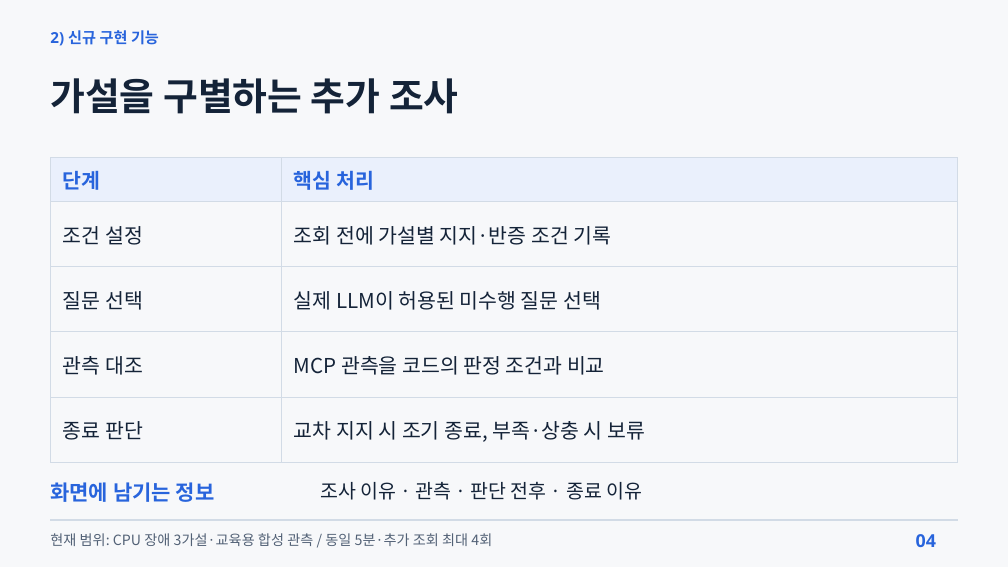
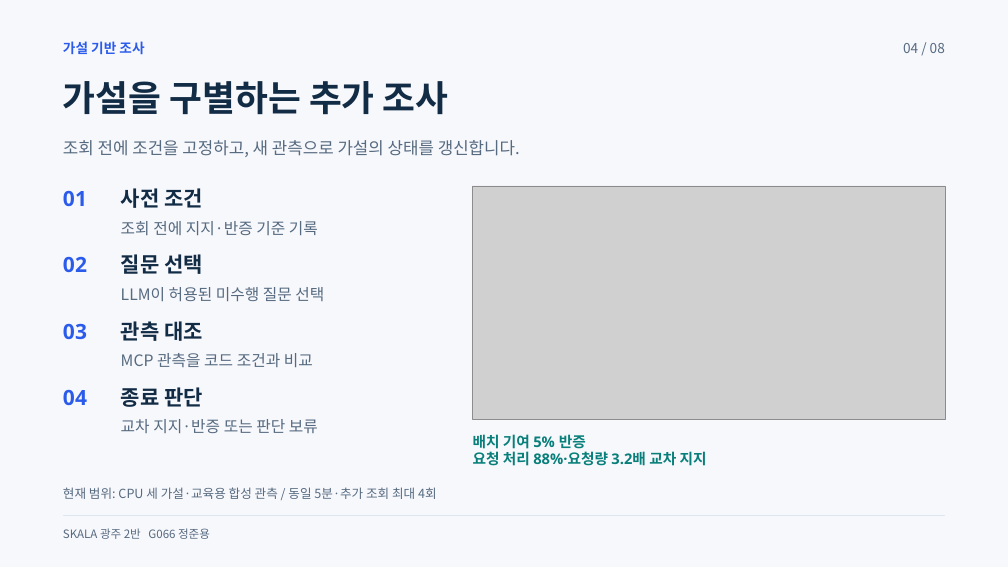
Before and after one commit to beshurl/skala-ai-mini-project, a slide deck: slide 4 of doc/presentation/운영진단_에이전트_5분발표.pptx. Drawn at 1008x567 pixels with LibreOffice and Linux fonts; fonts in the diff are those of the drawing; grey boxes stand for pictures. Boxes give left, top, right and bottom in pixels: in the first picture for what was removed or moved away, otherwise in the second. Text is boxed around its words. In the diff, an @@ line names an element or a change of style, - is before the commit and + after.

Commit message:
docs: redesign presentation spacing and evidence layouts

```diff
--- a/doc/presentation/운영진단_에이전트_5분발표.pptx
+++ b/doc/presentation/운영진단_에이전트_5분발표.pptx
@@ background #F7F8FA to #F7F8FC @@
@@ text removed at (50,30,159,46) @@
-2) 신규 구현 기능
@@ text added at (63,41,144,55), 19.5 pt, text #2B5BEB, bold @@
+가설 기반 조사
@@ text added at (903,43,945,53), 19.5 pt, text #566A80 @@
+04 / 08
@@ text "가설을 구별하는 추가 조사": place and size @@
-text "가설을 구별하는 추가 조사" at (50,78,459,114)
+text "가설을 구별하는 추가 조사" at (63,81,449,115)
@@ text "가설을 구별하는 추가 조사" at (63,81,449,115): size 54 to 51 pt, text colour #142338 to #122C46 @@
@@ text added at (63,140,520,157), 24 pt, text #566A80 @@
+조회 전에 조건을 고정하고, 새 관측으로 가설의 상태를 갱신합니다.
@@ table removed at (50,157,958,462), 5 rows, 2 columns @@
-단계 | 핵심 처리
-조건 설정 | 조회 전에 가설별 지지·반증 조건 기록
-질문 선택 | 실제 LLM이 허용된 미수행 질문 선택
-관측 대조 | MCP 관측을 코드의 판정 조건과 비교
-종료 판단 | 교차 지지 시 조기 종료, 부족·상충 시 보류
@@ text added at (63,191,87,206), 30 pt, text #2B5BEB, bold @@
+01
@@ text added at (121,188,203,208), 30 pt, text #122C46, bold @@
+사전 조건
@@ picture added at (473,186,946,419) @@
@@ text added at (121,221,318,235), 22.5 pt, text #566A80 @@
+조회 전에 지지·반증 기준 기록
@@ text added at (63,257,87,272), 30 pt, text #2B5BEB, bold @@
+02
@@ text added at (121,254,203,274), 30 pt, text #122C46, bold @@
+질문 선택
@@ text added at (121,287,324,301), 22.5 pt, text #566A80 @@
+LLM이 허용된 미수행 질문 선택
@@ text added at (63,324,87,339), 30 pt, text #2B5BEB, bold @@
+03
@@ text added at (121,321,203,341), 30 pt, text #122C46, bold @@
+관측 대조
@@ text added at (121,353,313,367), 22.5 pt, text #566A80 @@
+MCP 관측을 코드 조건과 비교
@@ text "04": place and size @@
-text "04" at (916,534,936,547)
+text "04" at (63,390,87,405)
@@ text "04" at (63,390,87,405): size 25.5 to 30 pt, text colour #2864DC to #2B5BEB @@
@@ text added at (121,387,203,407), 30 pt, text #122C46, bold @@
+종료 판단
@@ text added at (121,419,318,433), 22.5 pt, text #566A80 @@
+교차 지지·반증 또는 판단 보류
@@ text added at (473,434,707,466), 21 pt, text #087F7A, bold @@
+배치 기여 5% 반증
+요청 처리 88%·요청량 3.2배 교차 지지
@@ text at (63,487,437,499): text changed; size 20.2 to 18 pt; text colour #526176 to #566A80 @@
-현재 범위: CPU 장애 3가설·교육용 합성 관측 / 동일 5분·추가 조회 최대 4회
+현재 범위: CPU 세 가설·교육용 합성 관측 / 동일 5분·추가 조회 최대 4회
@@ text removed at (320,481,642,500) @@
-조사 이유 · 관측 · 판단 전후 · 종료 이유
@@ line moved from (50, 520) - (958, 520) to (63, 516) - (945, 516) @@
@@ line (63, 516) - (945, 516): stroke #D2DBE6 2.25 pt to #DDE5EE 2.25 pt @@
@@ text at (63,528,210,539): text changed; size 30 to 16.5 pt; font Noto Sans to Noto Sans CJK KR; text colour #2864DC to #566A80; bold off @@
-화면에 남기는 정보
+SKALA 광주 2반 G066 정준용
```
Also in this commit, not shown: 6 other slides changed, 1 slide added, 1 slide removed, 4 other files.
